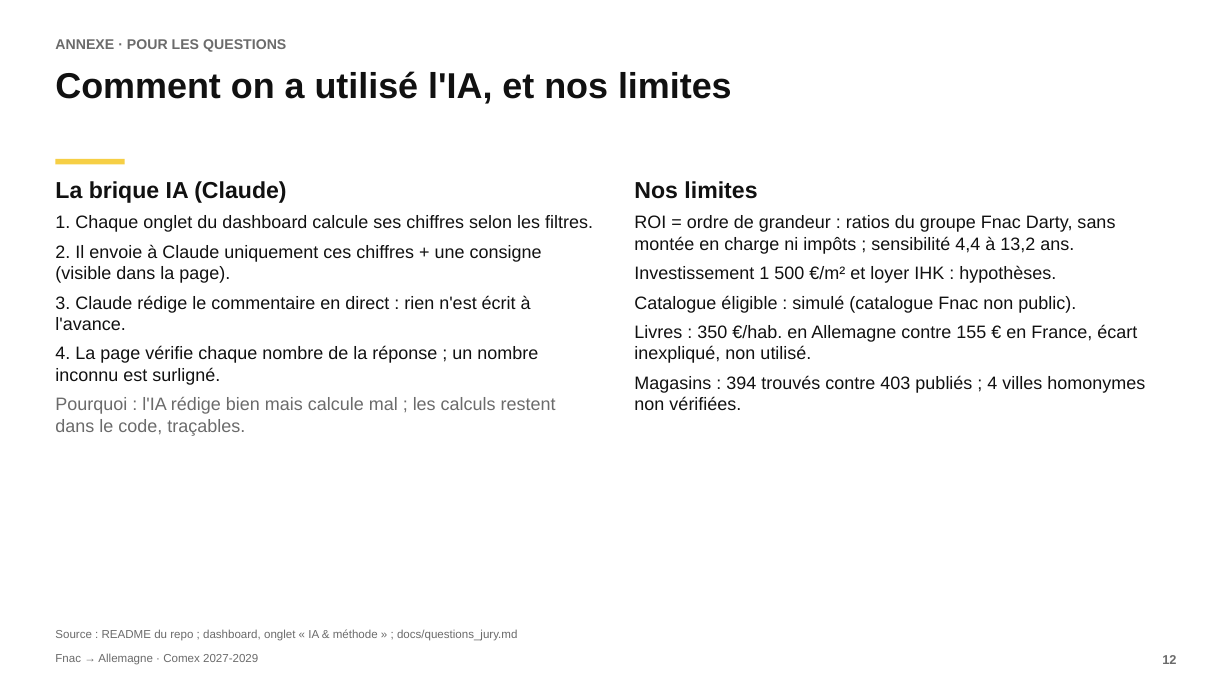
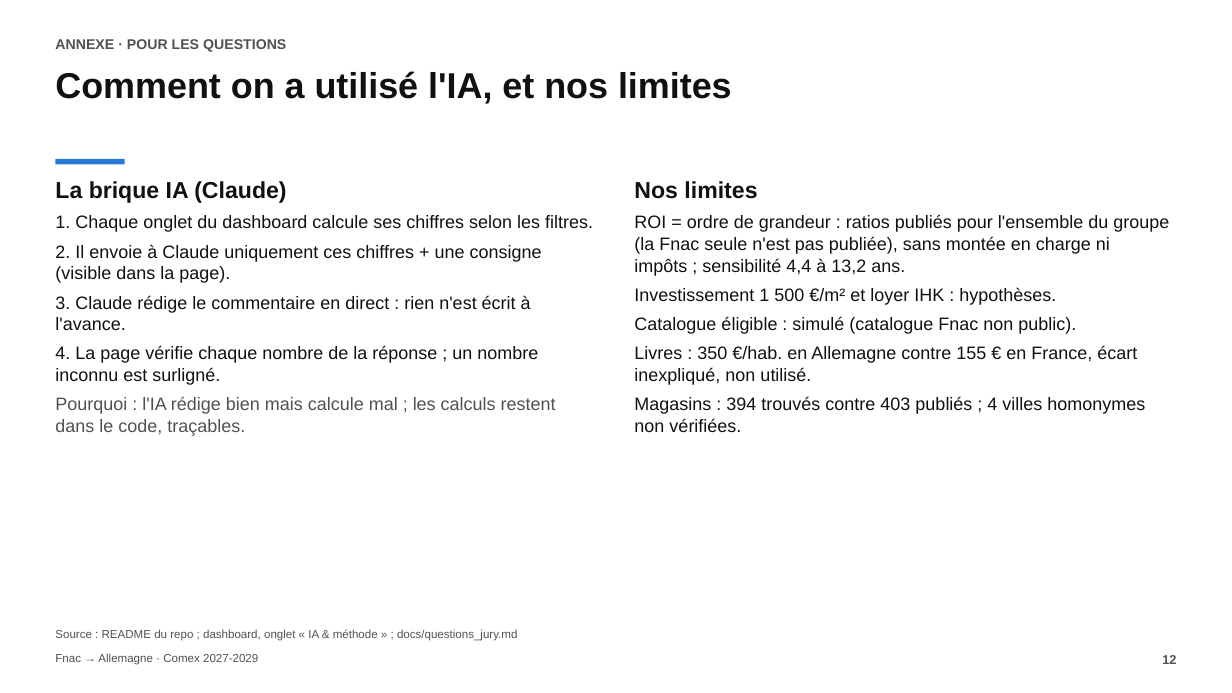
Before and after one commit to romane13long-source/fnac-expansion-allemagne, a slide deck: slide 12 of docs/Comex_Fnac_Allemagne.pptx. Drawn at 1232x693 pixels with LibreOffice and Linux fonts; fonts in the diff are those of the drawing. Boxes give left, top, right and bottom in pixels: in the first picture for what was removed or moved away, otherwise in the second. Text is boxed around its words. In the diff, an @@ line names an element or a change of style, - is before the commit and + after.

```diff
--- a/docs/Comex_Fnac_Allemagne.pptx
+++ b/docs/Comex_Fnac_Allemagne.pptx
@@ rectangle at (x1=55, y1=159, x2=125, y2=165): fill #F6CF45 to #2A78D6 @@
@@ text at (x1=634, y1=215, x2=1169, y2=276): text changed @@
-ROI = ordre de grandeur : ratios du groupe Fnac Darty, sans montée en charge ni impôts ; sensibilité 4,4 à 13,2 ans.
+ROI = ordre de grandeur : ratios publiés pour l'ensemble du groupe (la Fnac seule n'est pas publiée), sans montée en charge ni impôts ; sensibilité 4,4 à 13,2 ans.
@@ text at (x1=55, y1=397, x2=556, y2=436): text colour #6B6B6B to #52514E in "Pourquoi : l'IA rédige bien mais calcule ..." @@
@@ text colour #6B6B6B to #52514E in 4 elements at (x1=55, y1=39, x2=286, y2=52), (x1=55, y1=654, x2=258, y2=665), (x1=1162, y1=655, x2=1176, y2=664), (x1=55, y1=629, x2=517, y2=641) @@
```
Also in this commit, not shown: 11 other slides changed, 6 other files.
